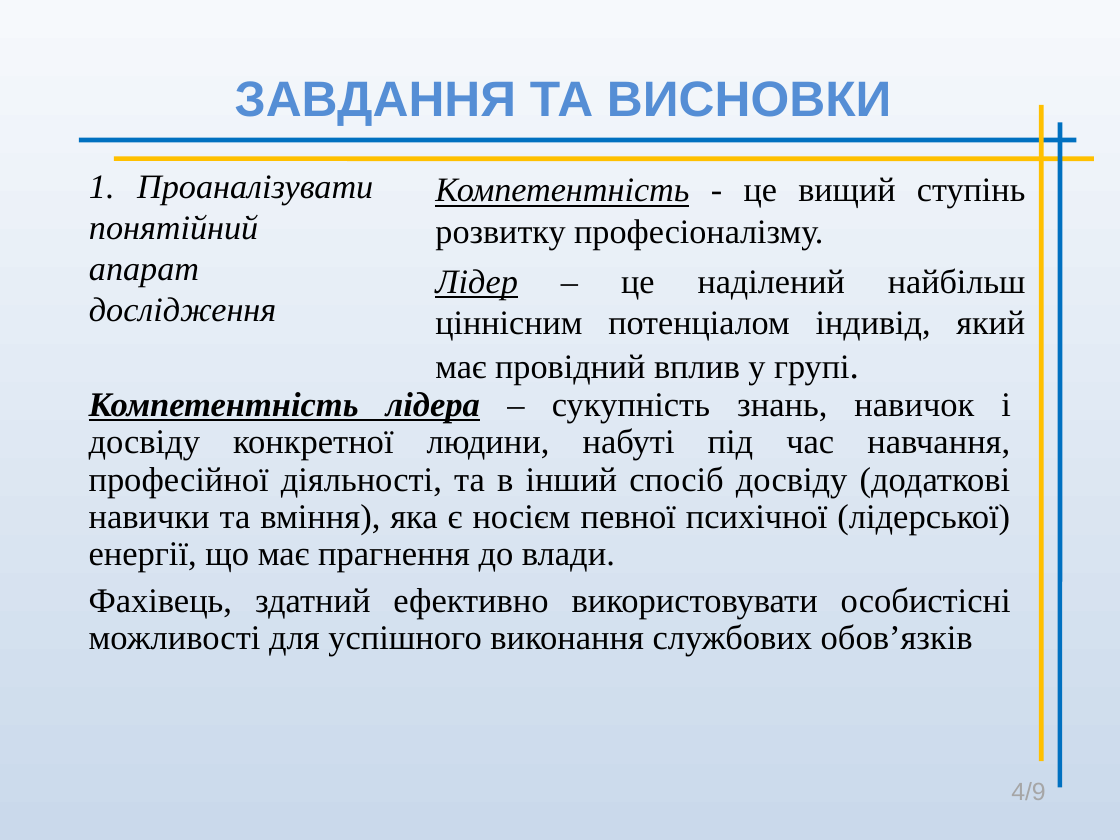
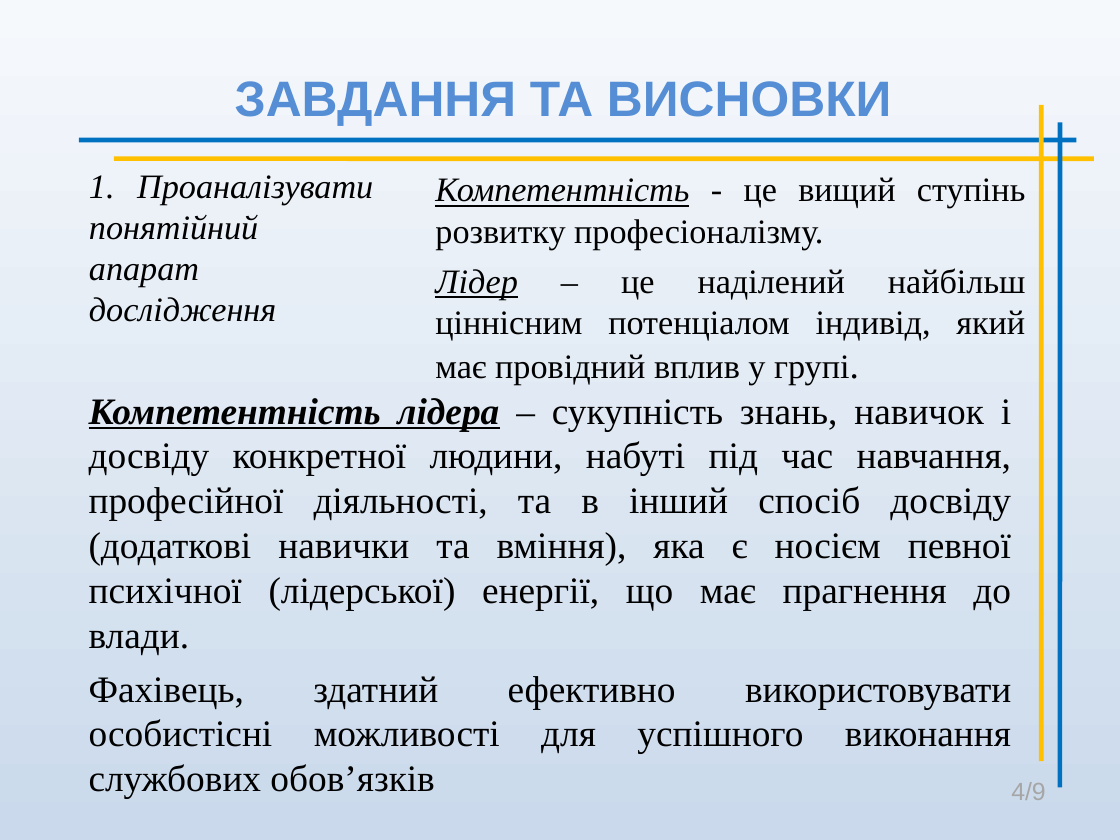
Before and after one commit to koliambrus/diploma, a slide deck: slide 4 of solomakhin.ppt. Drawn at 1120x840 pixels with LibreOffice and Linux fonts; fonts in the diff are those of the drawing. Boxes give left, top, right and bottom in pixels: in the first picture for what was removed or moved away, otherwise in the second. Text is boxed around its words. In the diff, an @@ line names an element or a change of style, - is before the commit and + after.

```diff
--- a/solomakhin.ppt
+++ b/solomakhin.ppt
@@ text "Компетентність лідера – сукупність знань, ..." at box(89, 398, 1011, 798): size 22.2 to 24 pt; line spacing 0.9 to 1 @@
```
Also in this commit, not shown: 3 other files.
